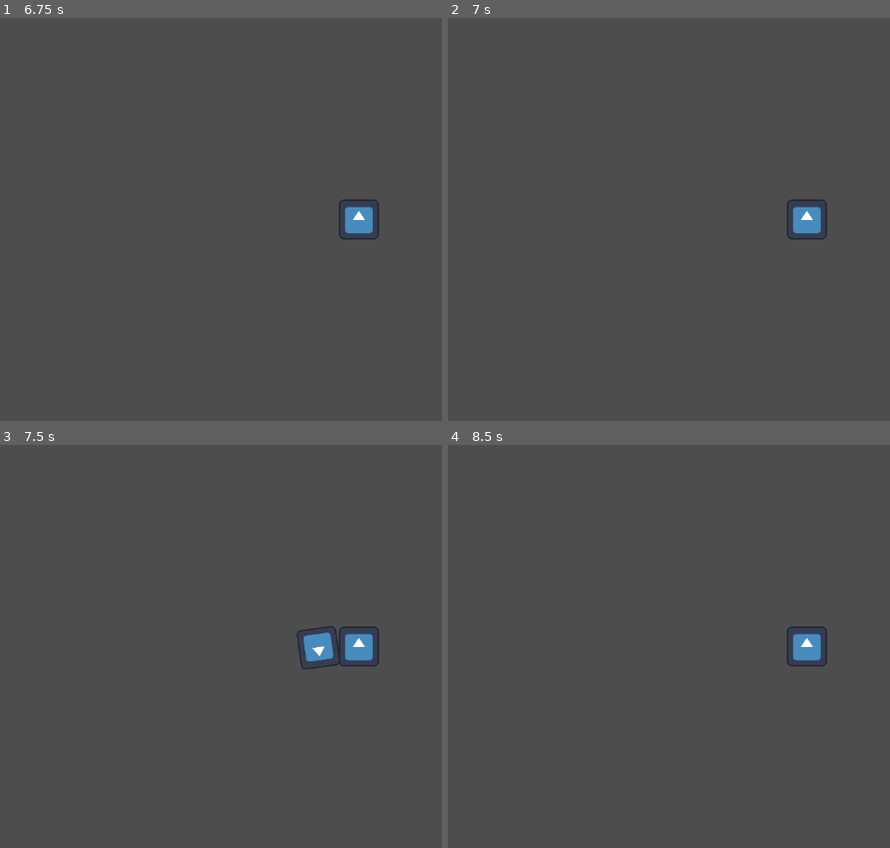
Above: before the commit, frames 1-4 (two rows, left to right).
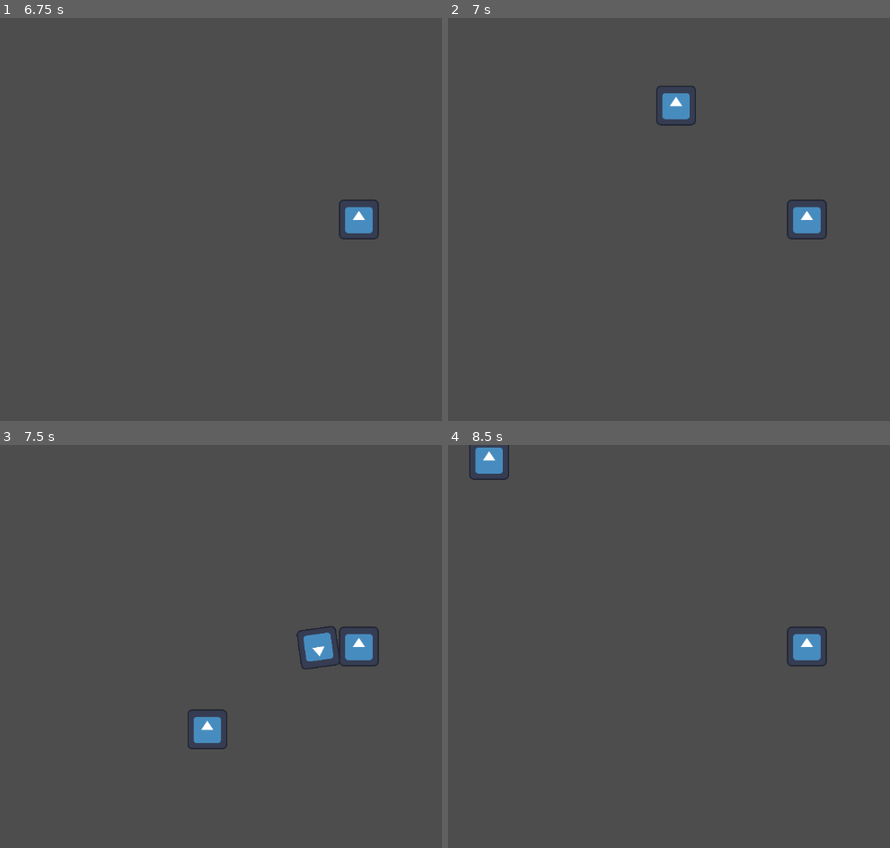
Above: after the commit, the same moments.

Repository: PoIarStar/fireborn
Game: Godot game, scene res://levels/basic_level.tscn
Same seed, same stepped clock (60 frames per second), same inputs: the game is played once before the commit and once after it. The engine's default icon, where the game draws it, is replaced by a stand-in: a white triangle on a blue panel in a dark square.
Inputs (mouse positions are in pixels of both pictures, inside the frame that each line leads up to):
- Up to frame 1 (6.75 s): tap Enter at 0.5, 2.75, 5 s; move the mouse to (358, 219) at 0.52 s; hold Right (ui_right) 0.53-1.28 s; click (358, 219) at 0.67 s; move the mouse to (397, 251) at 1.27 s; hold Down (ui_down) 1.28-2.03 s; click (397, 251) at 1.42 s; tap Space at 2, 3.5, 6.5 s; move the mouse to (428, 130) at 2.02 s; hold Right (ui_right) 2.03-2.78 s; click (428, 130) at 2.17 s; move the mouse to (322, 300) at 2.77 s; hold Up (ui_up) 2.78-3.53 s; click (322, 300) at 2.92 s; move the mouse to (outside the picture) at 3.52 s; hold Left (ui_left) 3.53-5.03 s; click (outside the picture) at 3.67 s; move the mouse to (216, 187) at 4.27 s; click (216, 187) at 4.42 s; move the mouse to (393, 219) at 5.02 s; hold Down (ui_down) 5.03-5.78 s; click (393, 219) at 5.17 s; move the mouse to (251, 118) at 5.77 s; hold Right (ui_right) 5.78-6.53 s; click (251, 118) at 5.92 s; move the mouse to (outside the picture) at 6.52 s; hold Up (ui_up) from 6.53 s (still down); click (outside the picture) at 6.67 s
- Up to frame 2 (7 s): keep holding Up (ui_up)
- Up to frame 3 (7.5 s): move the mouse to (216, 666) at 7.27 s; release Up (ui_up) at 7.28 s; hold Right (ui_right) from 7.28 s (still down); click (216, 666) at 7.42 s
- Up to frame 4 (8.5 s): move the mouse to (876, 557) at 8.02 s; release Right (ui_right) at 8.03 s; hold Down (ui_down) from 8.03 s (still down); click (876, 557) at 8.17 s

Frame 1 is identical in both runs. In frame 2, 0.5% of the frame differs, in the area x 47-57%, y 16-27%; in frame 3, 0.5%, in the area x 42-52%, y 65-76%; in frame 4, 0.5%.

Commit message:
Effects and some other shit

Diff:
--- a/Test/archer.gd
+++ b/Test/archer.gd
@@ -5,5 +5,3 @@
 func _init() -> void:
 	super._init()
 	self.inventory.active_cell = preload("res://Test/bow.tscn").instantiate()
-	print(inventory.active_cell)
-	print(inventory.active_cell.attack)
--- a/Test/archer.tscn
+++ b/Test/archer.tscn
@@ -5,4 +5,5 @@
 
 [node name="Archer" instance=ExtResource("1_mdiga")]
 script = ExtResource("2_37754")
+max_mana = 0
 max_hp = 20
--- a/Test/bow.tscn
+++ b/Test/bow.tscn
@@ -6,7 +6,7 @@
 
 [node name="Bow" instance=ExtResource("1_116t7")]
 script = ExtResource("2_spj7q")
-attack = ExtResource("3_k1xn3")
+attack_scene = ExtResource("3_k1xn3")
 damage = 7
 critical_damage = 14
 critical_chance = 0.5
--- a/Test/burning.gd
+++ b/Test/burning.gd
@@ -1,2 +1,12 @@
 class_name Burning
-extends Effect
+extends RepeatingEffect
+
+
+func on_impact(impact: Impact):
+	var replace: bool = false
+	for effect: Effect in impact.effects:
+		if effect is Burning:
+			replace = true
+			break
+	if replace:
+		free()
--- /dev/null
+++ b/Test/burning.tscn
@@ -0,0 +1,7 @@
+[gd_scene load_steps=3 format=3 uid="uid://cu0fw2u6xdfum"]
+
+[ext_resource type="PackedScene" uid="uid://cyfm0hx2lvmip" path="res://core/other/effects/repeating_effect.tscn" id="1_3y6ai"]
+[ext_resource type="Script" uid="uid://ddk8kk81m8uo4" path="res://Test/burning.gd" id="2_7aymr"]
+
+[node name="Burning" instance=ExtResource("1_3y6ai")]
+script = ExtResource("2_7aymr")
--- a/Test/fired_arrow.tscn
+++ b/Test/fired_arrow.tscn
@@ -1,10 +1,11 @@
-[gd_scene load_steps=3 format=3 uid="uid://dyrjk4emulm0"]
+[gd_scene load_steps=4 format=3 uid="uid://dyrjk4emulm0"]
 
 [ext_resource type="PackedScene" uid="uid://dllqptvbpruut" path="res://Test/arrow.tscn" id="1_daike"]
 [ext_resource type="Script" uid="uid://cd6ikgfxonvf8" path="res://fired_arrow.gd" id="2_q7yhn"]
+[ext_resource type="PackedScene" uid="uid://cu0fw2u6xdfum" path="res://Test/burning.tscn" id="3_q7yhn"]
 
 [node name="FiredArrow" instance=ExtResource("1_daike")]
-input_pickable = false
 script = ExtResource("2_q7yhn")
+burning = ExtResource("3_q7yhn")
 
 [connection signal="mouse_entered" from="InteractionRange" to="." method="_on_interaction_range_mouse_entered"]
--- a/Test/gopher.gd
+++ b/Test/gopher.gd
@@ -2,5 +2,5 @@
 
 
 func _init():
-	super._init(Teams.NEUTRAL)
+	team = Teams.NEUTRAL
 	self.hp = 20
--- a/core/debug/Debugger.gd
+++ b/core/debug/Debugger.gd
@@ -19,7 +19,7 @@
 		"\nHealth: " + str(level.cursor.hp) + \
 		"\nTeam: " + str(level.cursor.team) + \
 		"\nState: " + str(level.cursor.state.state) + \
-		"\nEffects: " + str(level.cursor.effects)
+		"\nEffects: " + str(level.cursor.find_child("Effects").get_children())
 	elif level.cursor is Entity:
 		$EntityStates.text = level.cursor.name + \
 		"\nTeam: " + str(level.cursor.team) + \
--- a/core/entities/attacks/arrow_attack.gd
+++ b/core/entities/attacks/arrow_attack.gd
@@ -1,9 +1,5 @@
 class_name ArrowAttack
 extends AttackEntity
-
-
-func _init() -> void:
-	super._init()
 
 
 func activate(attacker: Player, direction: Vector2) -> void:  ## Активирует атаку: задаёт направление, скорость и запускает таймер существования
--- a/core/entities/attacks/attack_entity.gd
+++ b/core/entities/attacks/attack_entity.gd
@@ -9,10 +9,6 @@
 var lifetime: int  ## Продолжительность существования атаки
 var attacker: Fighter  ## Атакующий - боец, создатель атаки
 var direction: Vector2  ## Направление атаки
-
-
-func _init() -> void:
-	super._init(Teams.NEUTRAL)
 
 
 func activate(attacker: Player, direction: Vector2) -> void:  ## Активирует атаку: задаёт направление и запускает таймер существования
@@ -31,4 +27,5 @@
 func _on_interaction_range_body_entered(body: Node2D) -> void:
 	if body is Creature:
 		creature_entered.emit(body)
-		body.handle_impact(impact)
+		if body.team != team:
+			body.handle_impact(impact)
--- a/core/entities/creatures/character.gd
+++ b/core/entities/creatures/character.gd
@@ -1,6 +1,2 @@
 class_name Character
 extends Mage
-
-
-func _init(team: Teams) -> void:
-	super._init(team)
--- a/core/entities/creatures/creature.gd
+++ b/core/entities/creatures/creature.gd
@@ -12,12 +12,8 @@
 var effects = []  ## Список эффектов
 
 
-func _init(team: Teams) -> void:
-	super._init(team)
-
-
 func handle_impact(impact: Impact):  ## Обработка эффектов
-	for effect in effects:
+	for effect in $Effects.get_children():
 		effect.on_impact(impact)
 
 	if hp > 0:
@@ -26,4 +22,5 @@
 			state.dying()
 			queue_free()
 
-	effects.append_array(impact.effects)
+	for effect in impact.effects:
+		$Effects.add_child(effect)
--- a/core/entities/creatures/creature.tscn
+++ b/core/entities/creatures/creature.tscn
@@ -7,3 +7,5 @@
 script = ExtResource("2_bhed1")
 armor = 0
 max_hp = -1
+
+[node name="Effects" type="Node" parent="." index="3"]
--- a/core/entities/creatures/fighter.gd
+++ b/core/entities/creatures/fighter.gd
@@ -2,10 +2,6 @@
 extends Creature
 
 ## Боец. Способен сражаться
-
-
-func _init(team: Teams) -> void:
-	super._init(team)
 
 
 func can_attack() -> bool:  ## Возвращает [code]true[/code], если существо может атаковать в данный момент
@@ -21,6 +17,6 @@
 
 		var attack: AttackEntity = weapon.get_attack()
 		attack.position = self.position
+		self.level.add_child(attack)
 		attack.activate(self, target.normalized())
 		$WeaponCooldownTimer.start(inventory.active_cell.cooldown)
-		self.level.add_child(attack)
--- a/core/entities/creatures/mage.gd
+++ b/core/entities/creatures/mage.gd
@@ -7,7 +7,3 @@
 @export var max_mana: int = 0  ## Максимальное количество очков маны
 var mana: int  ## Текущее значение маны
 var spell_book: SpellBook  ## Книга заклинаний
-
-
-func _init(team: Teams) -> void:
-	super._init(team)
--- a/core/entities/creatures/player.gd
+++ b/core/entities/creatures/player.gd
@@ -5,7 +5,7 @@
 
 
 func _init() -> void:
-	super._init(Teams.PLAYER)
+	team = Teams.PLAYER
 	speed = 200
 
 
--- a/core/entities/entity.gd
+++ b/core/entities/entity.gd
@@ -19,11 +19,7 @@
 var level  ## Уровень, на котором находится сущность
 
 
-func _init(team: Teams) -> void:
-	self.team = team
-
-
-func _physics_process(delta):
+func _physics_process(_delta):
 	move_and_slide()
 
 
@@ -34,7 +30,7 @@
 	main(delta)
 
 
-func main(delta: float):  ## Функция, задающая поведение сущности
+func main(_delta: float):  ## Функция, задающая поведение сущности
 	pass
 
 
--- a/core/other/effects/effect.gd
+++ b/core/other/effects/effect.gd
@@ -1,38 +1,31 @@
 class_name Effect
-extends Object
+extends Node
 
 ## Эффект - накладывается на существо и оказывает определённое влияние на его характеристики
 
-
-var creature: Creature
-var age: float = 0  ## возраст эффекта в секундах
-var lifetime: int  ## время до истечения эффекта
-var repeat_time: int  ## время, через которое повторяется основное действие эффекта. Например, отравление наносит урон каждую секунду
-var next_repeat: int  ## момент следующего выполнения основного действия
+enum OverlayTypes {
+	STACKABLE,  ## перекрываемый: эффекты накладываются поверх эффектов своего типа
+	REPLACEABLE,  ## заменяемый: старый эффект заменяется новым
+	SPECIAL,  ## специальный: особое поведение, задаётся вручную
+}
 
 
-func _init(lifetime: int, repeat_time: int = 0) -> void:
+var lifetime: int
+var overlay_type: OverlayTypes = OverlayTypes.REPLACEABLE  ## тип перекрытия
+var creature: Creature  ## существо, на которое наложен эффект
+
+#var negative_effects: Array[Effect]
+
+func set_lifetime(lifetime: int = 1):
 	self.lifetime = lifetime
-	self.repeat_time = repeat_time if repeat_time != 0 else lifetime + 1
-	applying()
-	next_repeat = repeat_time
 
 
-func _process(delta: float) -> void:
-	age += delta
-	if age >= lifetime:
-		removing()
-		free()
-	elif age >= next_repeat:
-		next_repeat += repeat_time
-		process()
+func _ready() -> void:
+	applying()
+	$LifetimeTimer.start(lifetime)
 
 
 func applying():  ## действие эффекта при наложении
-	pass
-
-
-func process():  ## основное действие эффекта
 	pass
 
 
@@ -46,3 +39,8 @@
 
 func modify_weapon(weapon: Weapon):  ## влияние на оружие при атаке
 	pass
+
+
+func _on_lifetime_timer_timeout() -> void:
+	removing()
+	queue_free()
--- a/core/other/effects/effect.tscn
+++ b/core/other/effects/effect.tscn
@@ -1,6 +1,11 @@
-[gd_scene load_steps=2 format=3 uid="uid://be1hdoc6e2ctt"]
+[gd_scene load_steps=2 format=3 uid="uid://cc1vi0a8nwvjb"]
 
 [ext_resource type="Script" uid="uid://cq46ytoxsq612" path="res://core/other/effects/effect.gd" id="1_p66pw"]
 
 [node name="Effect" type="Node"]
 script = ExtResource("1_p66pw")
+
+[node name="LifetimeTimer" type="Timer" parent="."]
+one_shot = true
+
+[connection signal="timeout" from="LifetimeTimer" to="." method="_on_lifetime_timer_timeout"]
--- /dev/null
+++ b/core/other/effects/repeating_effect.gd
@@ -0,0 +1,19 @@
+class_name RepeatingEffect
+extends Effect
+
+var repeat_time: float
+
+func _ready() -> void:
+	super._ready()
+	$RepeatTimer.start(repeat_time)
+
+func set_repeat_time(time: float):
+	repeat_time = time
+
+
+func repeat():
+	pass
+
+
+func _on_repeat_timer_timeout() -> void:
+	repeat()
--- /dev/null
+++ b/core/other/effects/repeating_effect.tscn
@@ -0,0 +1,11 @@
+[gd_scene load_steps=3 format=3 uid="uid://cyfm0hx2lvmip"]
+
+[ext_resource type="PackedScene" uid="uid://cc1vi0a8nwvjb" path="res://core/other/effects/effect.tscn" id="1_nj62e"]
+[ext_resource type="Script" uid="uid://buo2y2opvexrt" path="res://core/other/effects/repeating_effect.gd" id="2_rg1v7"]
+
+[node name="RepeatingEffect" instance=ExtResource("1_nj62e")]
+script = ExtResource("2_rg1v7")
+
+[node name="RepeatTimer" type="Timer" parent="." index="1"]
+
+[connection signal="timeout" from="RepeatTimer" to="." method="_on_repeat_timer_timeout"]
--- a/core/other/items/weapons/weapon.gd
+++ b/core/other/items/weapons/weapon.gd
@@ -17,7 +17,7 @@
 }
 
 
-@export var attack: PackedScene  ## Атака оружия. Сцена должна иметь тип [AttackEntity].
+@export var attack_scene: PackedScene  ## Сцена атаки оружия. Сцена должна иметь тип [AttackEntity].
 
 @export var damage: int  ## Наносимый оружием урон
 @export var critical_damage: int  ## Критический урон
@@ -26,6 +26,6 @@
 
 
 func get_attack() -> AttackEntity:  ## Возвращает инстанцированную атаку с заданным воздействием
-	var attack: AttackEntity = attack.instantiate()
+	var attack: AttackEntity = attack_scene.instantiate()
 	attack.impact.damage = critical_damage if Funcs.outcome(critical_chance) else damage
 	return attack
--- a/core/other/items/weapons/weapon.tscn
+++ b/core/other/items/weapons/weapon.tscn
@@ -5,7 +5,7 @@
 
 [node name="Weapon" instance=ExtResource("1_pe788")]
 script = ExtResource("2_sx6ai")
-attack = null
+attack_scene = null
 damage = 0
 critical_damage = 0
 critical_chance = 0.0
--- a/fired_arrow.gd
+++ b/fired_arrow.gd
@@ -2,7 +2,11 @@
 extends Arrow
 
 
+@export var burning: PackedScene
+
 
 func _init() -> void:
-	self.impact = Impact.new(10, [Burning.new(5)])
+	var eff: Burning = preload("res://Test/burning.tscn").instantiate()
+	eff.set_lifetime(5)
+	self.impact = Impact.new(10, [eff])
 	self.lifetime = 10
--- a/levels/basic_level.gd
+++ b/levels/basic_level.gd
@@ -12,6 +12,7 @@
 	self.player.position = global_position
 	player.level = self
 	add_child(self.player)
+	player.team = Entity.Teams.PLAYER
 
 
 	var arr = [Vector2(100, 100), Vector2(-200, -100)]
Not shown, added: core/other/effects/repeating_effect.gd.uid
